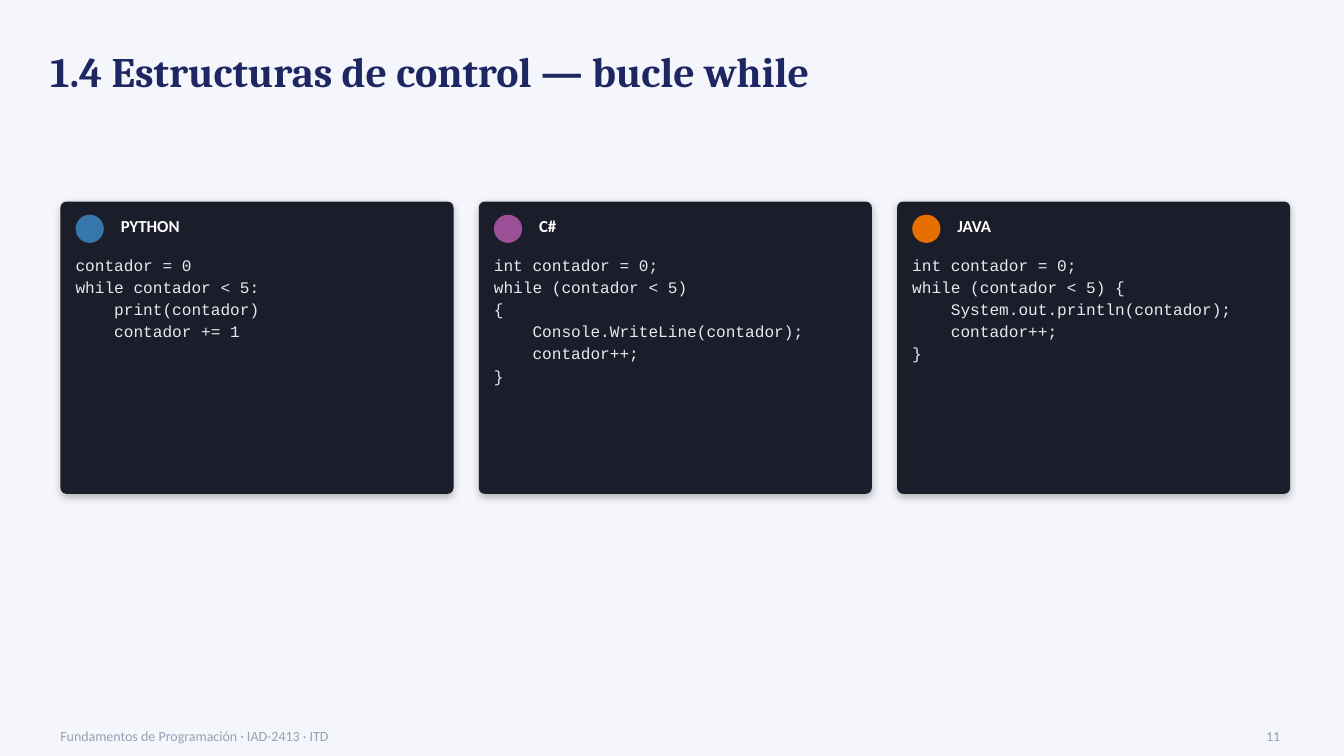
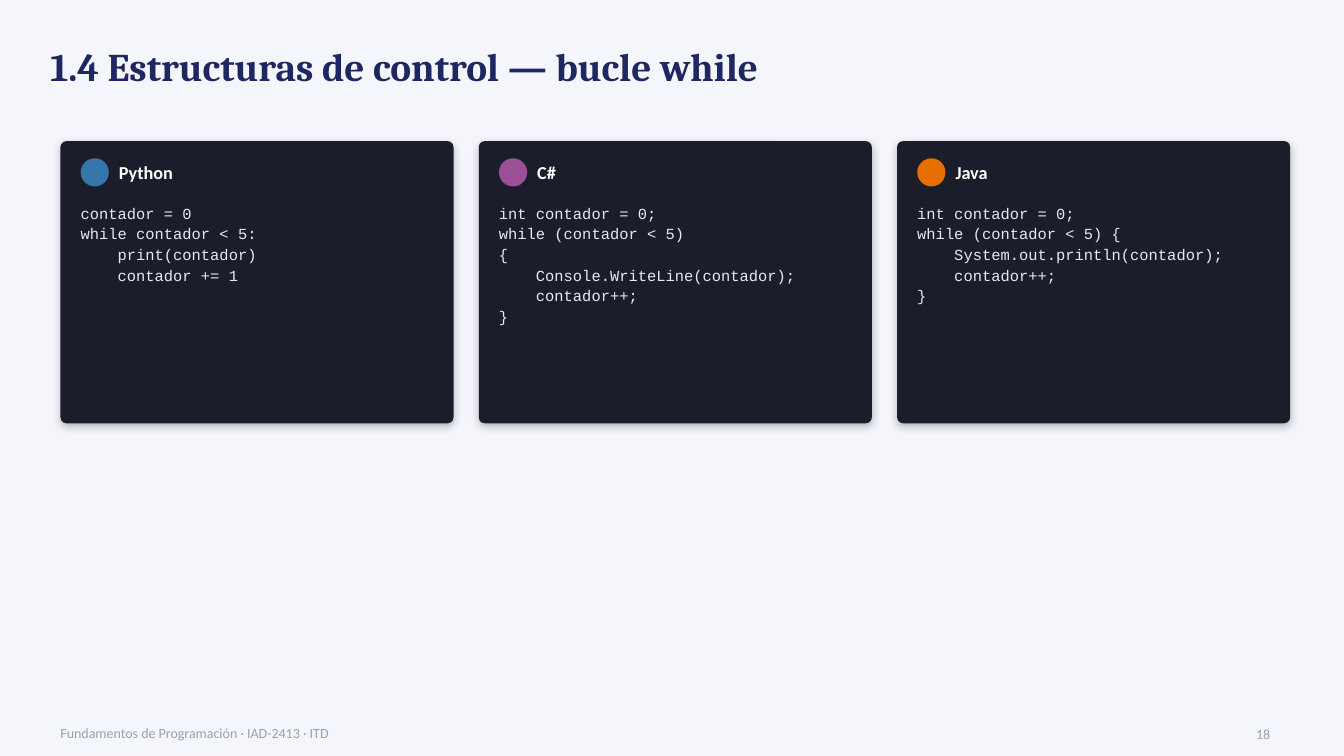
Before and after one commit to svalher/Fundamentos_de_Programacion_para_IIA, a slide deck: slide 18 of Fundamentos de Programación IA/Unidad 1/Material Unidad 1/Unidad1_Fundamentos_Programacion.pptx (slide 11 before the commit). Drawn at 1344x756 pixels with LibreOffice and Linux fonts; fonts in the diff are those of the drawing. Boxes give left, top, right and bottom in pixels: in the first picture for what was removed or moved away, otherwise in the second. Text is boxed around its words. In the diff, an @@ line names an element or a change of style, - is before the commit and + after.

```diff
--- a/Fundamentos de Programación IA/Unidad 1/Material Unidad 1/Unidad1_Fundamentos_Programacion.pptx
+++ b/Fundamentos de Programación IA/Unidad 1/Material Unidad 1/Unidad1_Fundamentos_Programacion.pptx
@@ text "1.4 Estructuras de control — ..." at [50,53,758,82]: size 30 to 28 pt @@
@@ rounded rectangle: place and size @@
-rounded rectangle at [60,202,454,494]
+rounded rectangle at [60,141,454,423]
@@ rounded rectangle: place and size @@
-rounded rectangle at [479,202,872,494]
+rounded rectangle at [479,141,872,423]
@@ rounded rectangle: place and size @@
-rounded rectangle at [897,202,1291,494]
+rounded rectangle at [897,141,1291,423]
@@ text at [119,166,173,182]: text changed; size 12 to 13 pt @@
-PYTHON
+Python
@@ 3 ellipses: place and size @@
-3 ellipses at [76,215,941,243]
+3 ellipses at [81,158,946,187]
@@ text "C#": place and size @@
-text "C#" at [539,220,556,232]
+text "C#" at [537,166,556,179]
@@ text "C#" at [537,166,556,179]: size 12 to 13 pt @@
@@ text at [956,167,988,179]: text changed; size 12 to 13 pt @@
-JAVA
+Java
@@ text "contador = 0": place and size @@
-text "contador = 0" at [76,259,259,337]
+text "contador = 0" at [81,208,257,281]
@@ size 11.5 to 11 pt; line spacing 1.15 to 1.12 in 3 elements at [917,208,1223,284], [81,208,257,281], [499,208,795,304] @@
@@ text "int contador = 0;": place and size @@
-text "int contador = 0;" at [494,259,804,362]
+text "int contador = 0;" at [499,208,795,304]
@@ text "int contador = 0;": place and size @@
-text "int contador = 0;" at [912,259,1231,340]
+text "int contador = 0;" at [917,208,1223,284]
@@ page number added at [1256,729,1270,739], 10 pt, text #9AA0B4 @@
+18
@@ text removed at [1266,732,1280,741] @@
-11
```
Also in this commit, not shown: 13 other slides changed, 7 slides added, 2 other files.
